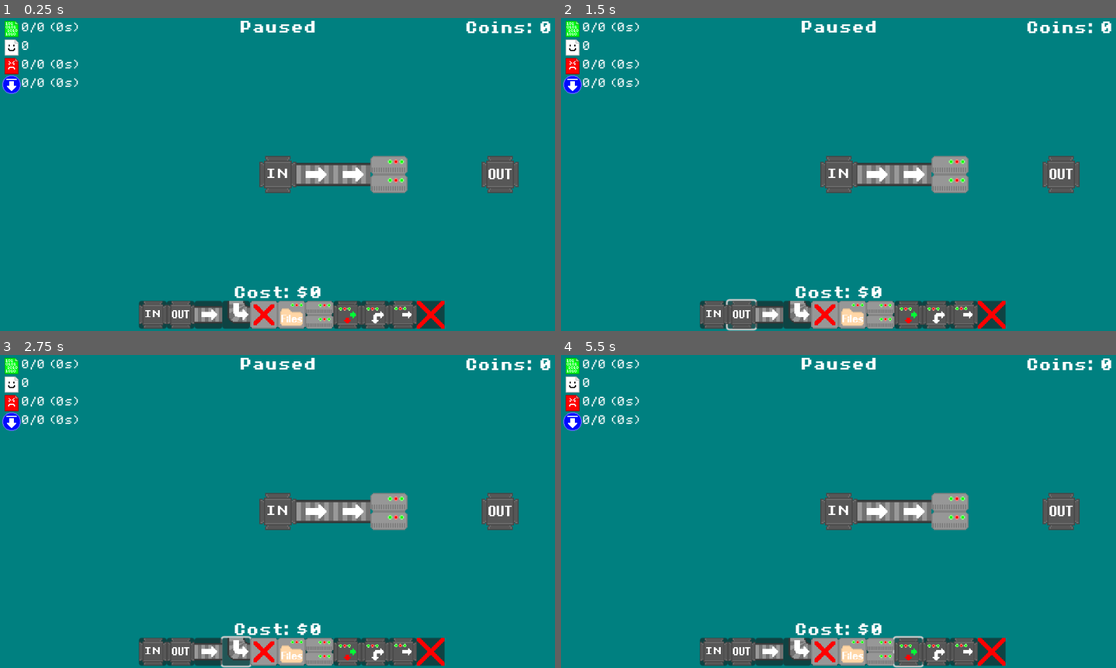
Above: before the commit, frames 1-4 (two rows, left to right).
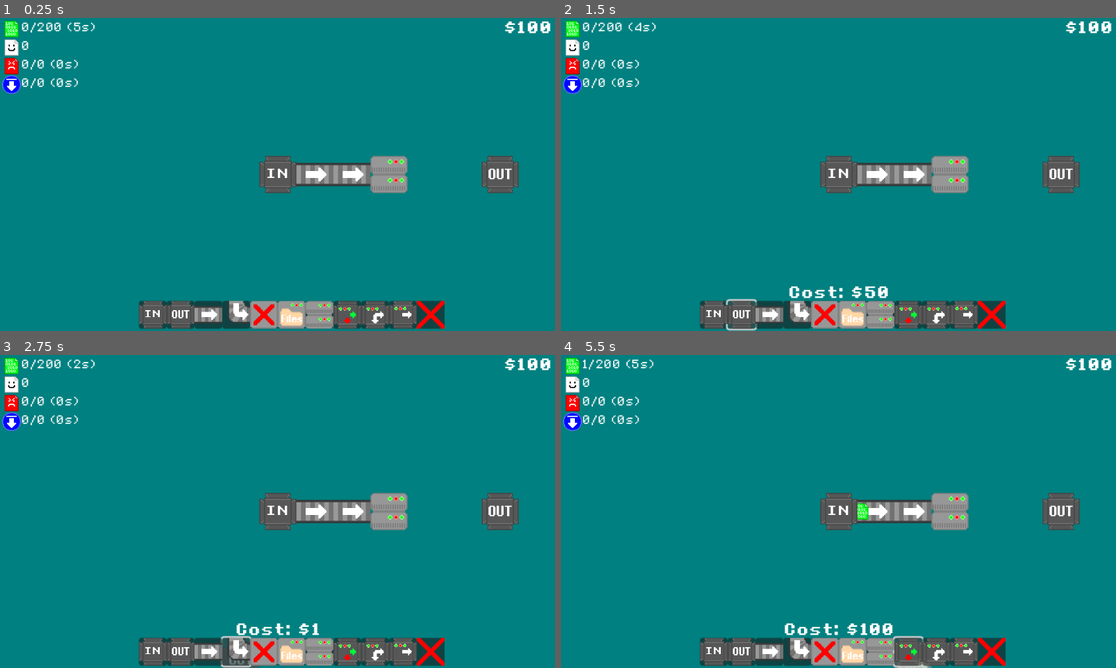
Above: after the commit, the same moments.

Repository: Birb-Games/gmtk-game-jam-2024
Game: Godot game, scene res://scenes/Root.tscn
The game is run twice, just before and just after one commit, with the same random seed, the same clock (stepped at 60 frames per second) and the same inputs.
Inputs (mouse positions are in pixels of both pictures, inside the frame that each line leads up to):
- Up to frame 1 (0.25 s): no input
- Up to frame 2 (1.5 s): click (716, 315) at 0.5 s; click (744, 315) at 1.25 s
- Up to frame 3 (2.75 s): click (238, 652) at 2 s
- Up to frame 4 (5.5 s): click (771, 652) at 2.75 s; click (827, 652) at 3.5 s; click (855, 652) at 4.25 s; click (910, 652) at 5 s

The runs differ from the first frame. In frame 1, 1.0% of the frame differs, in the area x 6-97%, y 0-90%; in frame 2, 1.1%; in frame 3, 1.1%; in frame 4, 1.4%, in the area x 3-97%, y 0-100%.
Error before the commit: Parse Error: Used space character for indentation instead of tab as used before in the file. (res://scripts/root.gd:67)

Commit message:
fixed some merge bugs

Diff:
--- a/assets/tiles/tiles.tres
+++ b/assets/tiles/tiles.tres
@@ -62,13 +62,13 @@
 0:3/0 = 0
 0:3/0/custom_data_0 = "conveyor"
 0:3/1 = 1
-0:3/1/flip_h = true
+0:3/1/flip_v = true
+0:3/1/transpose = true
 0:3/1/custom_data_0 = "conveyor"
 0:3/2 = 2
-0:3/2/transpose = true
+0:3/2/flip_h = true
 0:3/2/custom_data_0 = "conveyor"
 0:3/3 = 3
-0:3/3/flip_v = true
 0:3/3/transpose = true
 0:3/3/custom_data_0 = "conveyor"
 2:1/0 = 0
--- a/scripts/moveable_item.gd
+++ b/scripts/moveable_item.gd
@@ -154,7 +154,7 @@
 		if tiledata.get_custom_data("Type") == "conveyor_corner":
 			var direction_id = direction_ids[should_match[i]]
 			var id = tiledata.get_custom_data("alternate_id")
-			possible_directions[i] = corner_lookup[id][direction_id] == 1
+			possible_directions[i] = corner_lookup[direction_id][id] == 1
 			continue
 	direction = get_random_direction(possible_directions)
 
--- a/scripts/root.gd
+++ b/scripts/root.gd
@@ -2,7 +2,7 @@
 
 @export var get_request: PackedScene
 
-var coins: int = 1000
+var coins: int = 0
 var current_tile = Vector2i.ZERO
 
 var alternative: int = 0
@@ -56,23 +56,35 @@
 }
 
 func add_top_tile(id: String, x: int, y: int) -> void:
+	var tiledata = $TopTileMapLayer.get_cell_tile_data(Vector2i(x, y))
 	if id == "delete":
-		var tiledata = $TopTileMapLayer.get_cell_tile_data(Vector2i(x, y))
 		if tiledata and len(input_pipes) == 1 and tiledata.get_custom_data("Type") == "input":
 			return
 		$TopTileMapLayer.erase_cell(Vector2i(x, y))
 		$BottomTileMapLayer.erase_cell(Vector2i(x, y))
 		input_pipes.erase(Vector2i(x, y))
 		return
-	if(spend_coins(tile_costs[id])):
-    if id == "in":
+	if tiledata != null:
+		return
+	tiledata = $BottomTileMapLayer.get_cell_tile_data(Vector2i(x, y))
+	if tiledata != null:
+		return
+	if spend_coins(tile_costs[id]):
+		if id == "in":
 			input_pipes.push_back(Vector2i(x, y))
 		$BottomTileMapLayer.erase_cell(Vector2i(x, y))
+		$BottomTileMapLayer.set_cell(Vector2i(x, y), 0, tile_atlas_positions[id], alternative)
 		$TopTileMapLayer.set_cell(Vector2i(x, y), 0, tile_atlas_positions[id], alternative)
 	else:
 		print("insufficent funds")
 
 func add_bottom_tile(id: String, x: int, y: int) -> void:
+	var tiledata = $TopTileMapLayer.get_cell_tile_data(Vector2i(x, y))
+	if tiledata != null:
+		return
+	tiledata = $BottomTileMapLayer.get_cell_tile_data(Vector2i(x, y))
+	if tiledata != null:
+		return
 	if(coins >= tile_costs[id]):
 		add_coins(-tile_costs[id])
 		$TopTileMapLayer.erase_cell(Vector2i(x, y))
